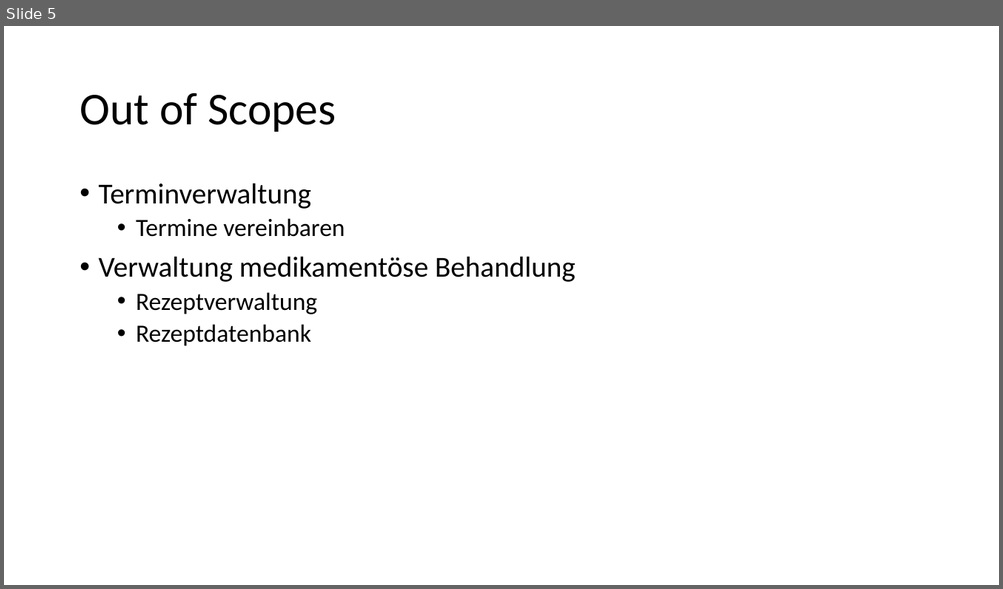
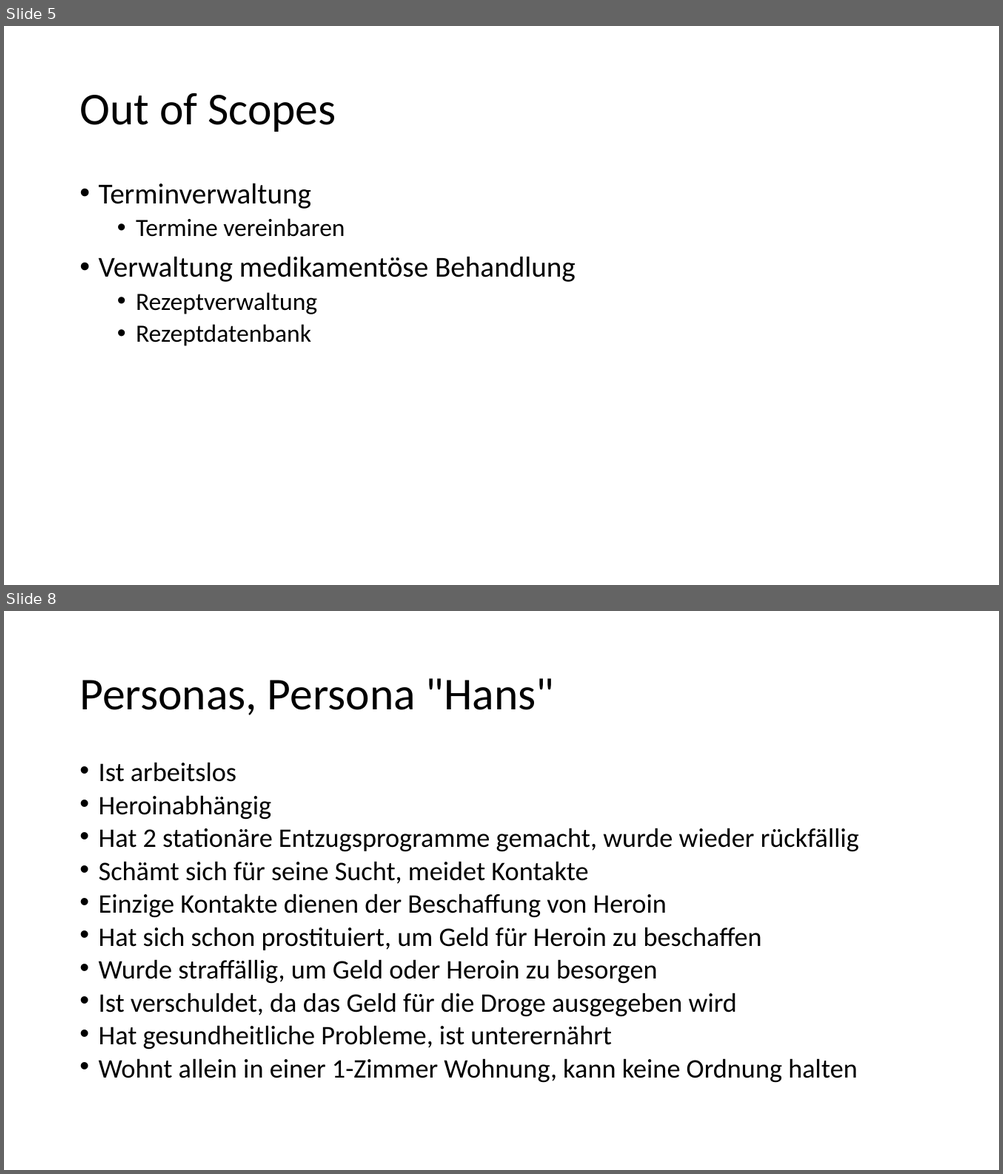
Before and after one commit to shylux/ch.bfh.bti7081.s2015.rot, a slide deck: doc/task03/Design Thinking.pptx. Shown one above the other, each under a label of ours: slide 5 before the commit, slides 5 and 8 after it; the slides between them are not shown. The pictures are 1003x589 and 1003x1174 pixels, drawn with LibreOffice and Linux fonts; fonts in the diff are those of the drawing. Boxes give left, top, right and bottom in pixels: in the first picture for what was removed or moved away, otherwise in the second. Text is boxed around its words. In the diff, an @@ line names an element or a change of style, - is before the commit and + after.

Commit message:
completet personas, included in presentation

```diff
--- a/doc/task03/Design Thinking.pptx
+++ b/doc/task03/Design Thinking.pptx
@@ slide 8 added at (x1=4, y1=611, x2=999, y2=1170), background #FFFFFF @@
@@ title added at (x1=79, y1=678, x2=555, y2=715), 44 pt, text #000000 @@
+Personas, Persona "Hans"
@@ text added at (x1=99, y1=762, x2=859, y2=1083), 25.9 pt, text #000000 @@
+• Ist arbeitslos
+• Heroinabhängig
+• Hat 2 stationäre Entzugsprogramme gemacht, wurde wieder rückfällig
+• Schämt sich für seine Sucht, meidet Kontakte
+• Einzige Kontakte dienen der Beschaffung von Heroin
+• Hat sich schon prostituiert, um Geld für Heroin zu beschaffen
+• Wurde straffällig, um Geld oder Heroin zu besorgen
+• Ist verschuldet, da das Geld für die Droge ausgegeben wird
+• Hat gesundheitliche Probleme, ist unterernährt
+• Wohnt allein in einer 1-Zimmer Wohnung, kann keine Ordnung halten
```
Also in this commit, not shown: 1 slide changed, 3 other slides added, 1 other file.
